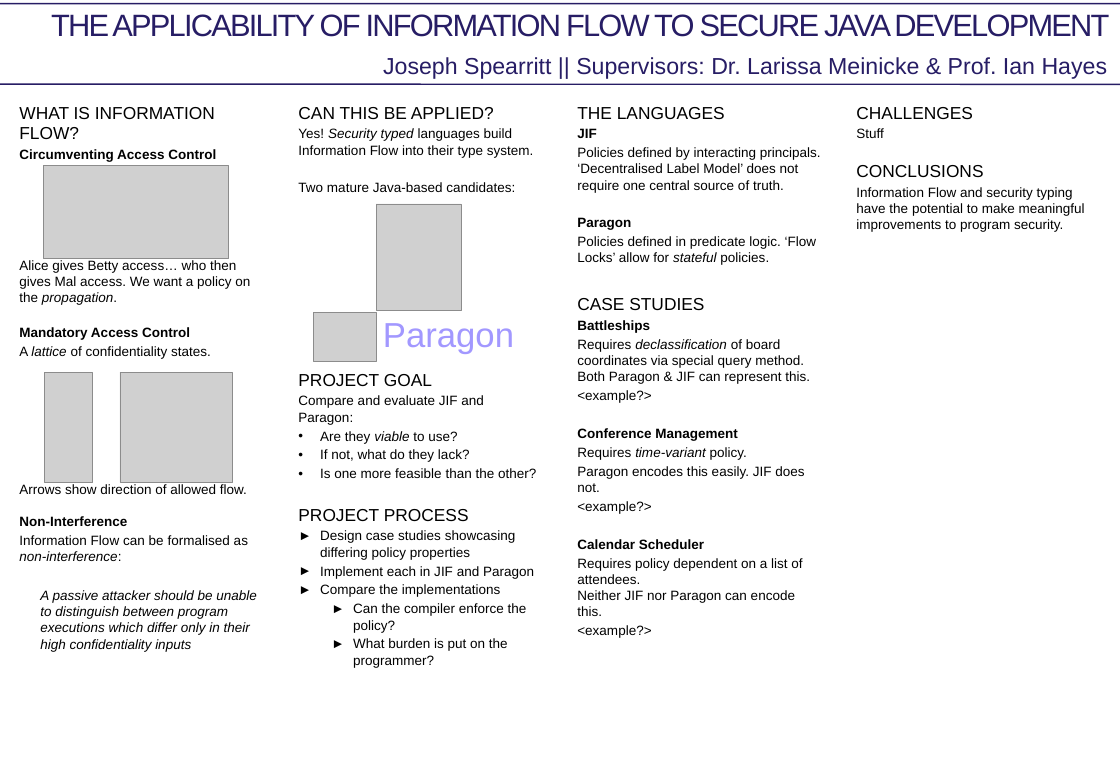
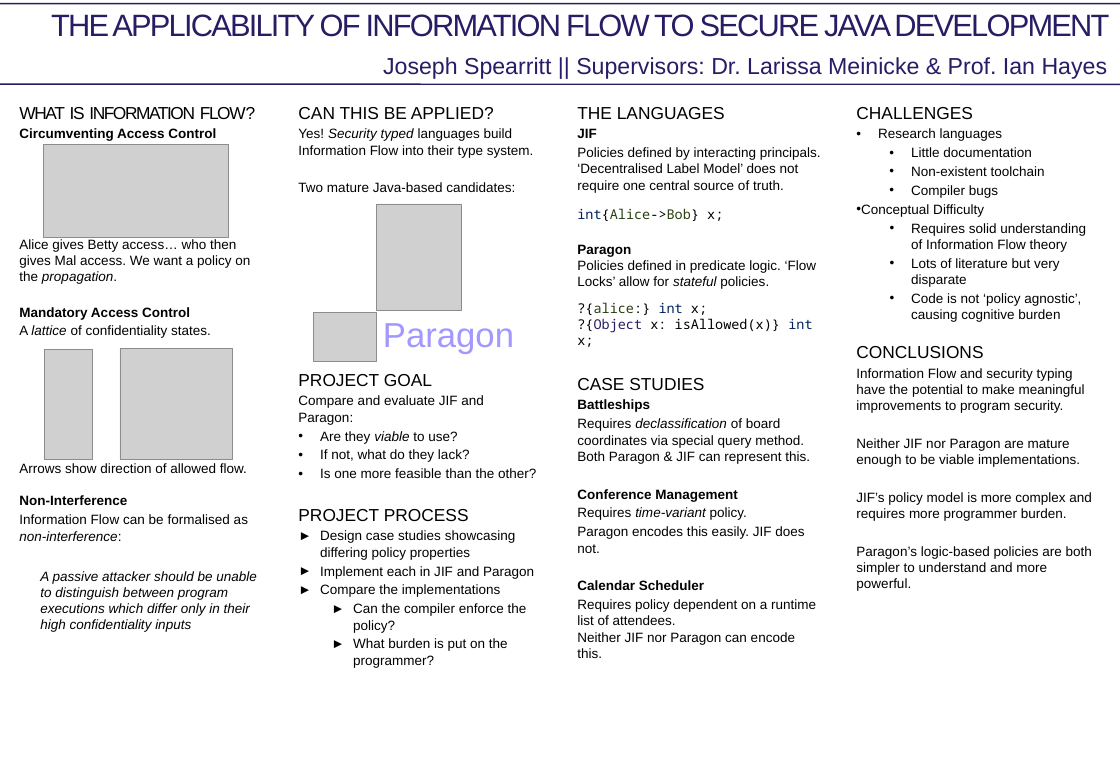
Before and after one commit to mcoot/thesis, a slide deck: slide 1 of poster/poster.pptx. Drawn at 1120x784 pixels with LibreOffice and Linux fonts; fonts in the diff are those of the drawing; grey boxes stand for pictures; background and template pictures are left out. Boxes give left, top, right and bottom in pixels: in the first picture for what was removed or moved away, otherwise in the second. Text is boxed around its words. In the diff, an @@ line names an element or a change of style, - is before the commit and + after.

Commit message:
Update poster

```diff
--- a/poster/poster.pptx
+++ b/poster/poster.pptx
@@ text at box(19, 107, 255, 119): letter spacing 0 to -1.5 pt in "WHAT IS INFORMATION FLOW?" @@
@@ picture: place and size @@
-picture at box(44, 166, 229, 259)
+picture at box(44, 144, 229, 237)
@@ text at box(856, 128, 1086, 322): text changed @@
-Stuff
+• Research languages
+  • Little documentation
+  • Non-existent toolchain
+  • Compiler bugs
+• Conceptual Difficulty
+  • Requires solid understanding of Information Flow theory
+  • Lots of literature but very disparate
+  • Code is not ‘policy agnostic’, causing cognitive burden
@@ text at box(577, 208, 723, 221): paragraph added @@
+int{Alice->Bob} x;
@@ text at box(577, 260, 816, 347): text changed @@
-Policies defined in predicate logic. ‘Flow Locks’ allow for stateful policies.
+Policies defined in predicate logic. ‘Flow Locks’ allow for stateful policies.
+?{alice:} int x;
+?{Object x: isAllowed(x)} int x;
@@ picture: place and size @@
-picture at box(44, 373, 92, 483)
+picture at box(44, 349, 92, 459)
@@ picture: place and size @@
-picture at box(120, 373, 232, 483)
+picture at box(120, 349, 232, 459)
@@ text at box(577, 390, 651, 403): paragraph removed @@
-<example?>
@@ text at box(856, 438, 1092, 591): paragraphs added @@
+Neither JIF nor Paragon are mature enough to be viable implementations.
+JIF’s policy model is more complex and requires more programmer burden.
+Paragon’s logic-based policies are both simpler to understand and more powerful.
@@ text at box(577, 501, 651, 514): paragraph removed @@
-<example?>
@@ text "A passive attacker should be ...": place and size @@
-text "A passive attacker should be ..." at box(40, 590, 257, 652)
+text "A passive attacker should be ..." at box(40, 571, 257, 632)
@@ text at box(577, 599, 816, 658): text changed @@
-Requires policy dependent on a list of attendees.
-Neither JIF nor Paragon can encode this.
-<example?>
+Requires policy dependent on a runtime list of attendees.
+Neither JIF nor Paragon can encode this.
```
